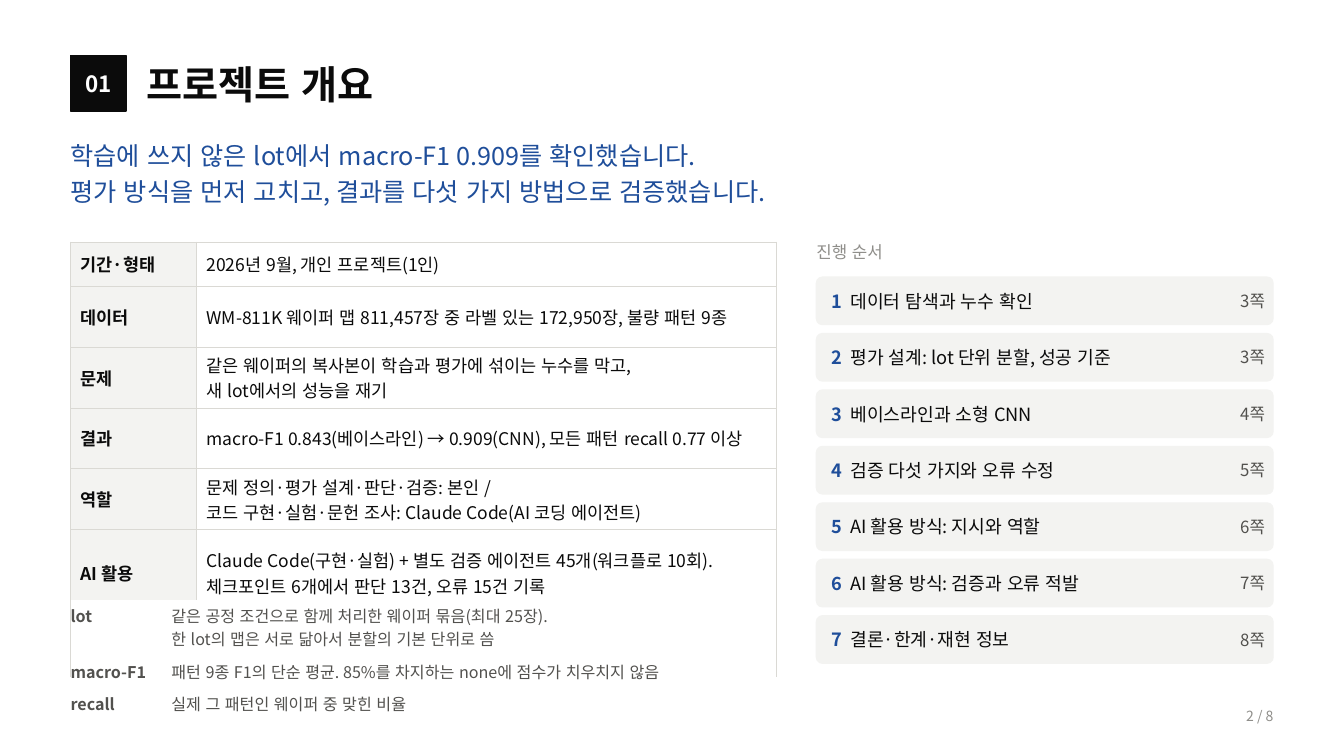
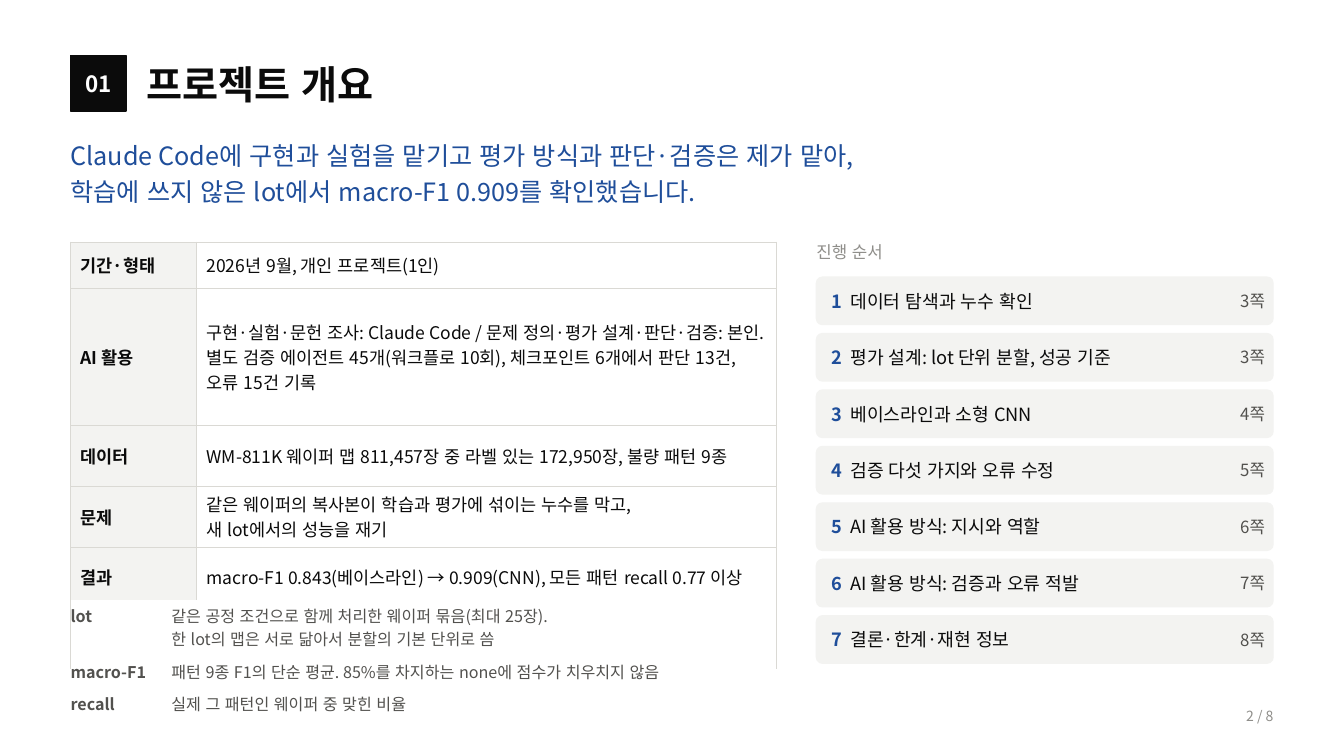
Before and after one commit to sl2ver/wm811k-wafer-defect-classification, a slide deck: slide 2 of portfolio/portfolio.pptx. Drawn at 1344x756 pixels with LibreOffice and Linux fonts; fonts in the diff are those of the drawing. Boxes give left, top, right and bottom in pixels: in the first picture for what was removed or moved away, otherwise in the second. Text is boxed around its words. In the diff, an @@ line names an element or a change of style, - is before the commit and + after.

```diff
--- a/portfolio/portfolio.pptx
+++ b/portfolio/portfolio.pptx
@@ text at bbox=[71, 144, 853, 203]: text changed @@
-학습에 쓰지 않은 lot에서 macro-F1 0.909를 확인했습니다.
-평가 방식을 먼저 고치고, 결과를 다섯 가지 방법으로 검증했습니다.
+Claude Code에 구현과 실험을 맡기고 평가 방식과 판단·검증은 제가 맡아,
+학습에 쓰지 않은 lot에서 macro-F1 0.909를 확인했습니다.
@@ table at bbox=[71, 242, 776, 651] @@
+row 2: AI 활용 | 구현·실험·문헌 조사: Claude Code / 문제 정의·평가 설계·판단·검증: 본인. 별도 검증 에이전트 45개(워크플로 10회), 체크포인트 6개에서 판단 13건, 오류 15건 기록
-row 5: 역할 | 문제 정의·평가 설계·판단·검증: 본인 / 코드 구현·실험·문헌 조사: Claude Code(AI 코딩 에이전트)
-row 6: AI 활용 | Claude Code(구현·실험) + 별도 검증 에이전트 45개(워크플로 10회). 체크포인트 6개에서 판단 13건, 오류 15건 기록
```
Also in this commit, not shown: 5 other slides changed, 12 other files.
